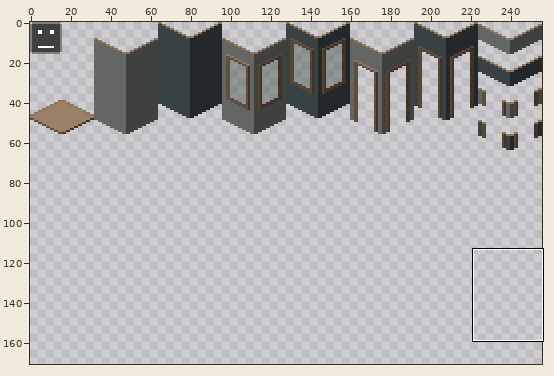
Sprite sheet -- assets/iso-tile.png. Above: a wide view before the commit, with the close-up outlined.
Close-up. Before:
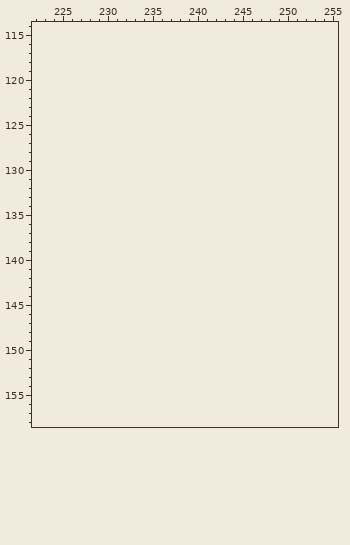
The file is 256x64 pixels. Colours within 5 levels of each other are drawn and written as one. Shown: x 222..255, y 114..158. The old version is drawn lined up with the new one, on the new canvas. The wide view leaves out empty margins. The commit also changed other parts of the picture, which this record leaves out.
New version:
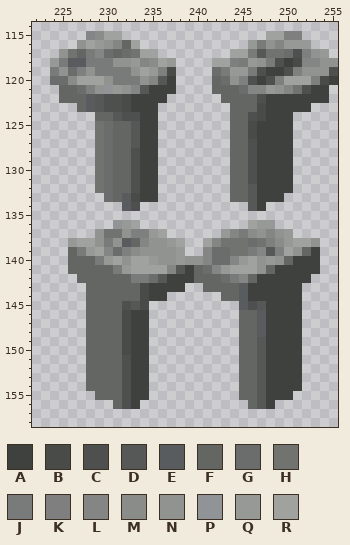
Palette (. is transparent): A #3f413e  B #494b49  C #4e504f  D #565757  E #585c5e  F #636663  G #6b6d6c  H #717370  J #797a7a  K #7f7f7f  L #848585  M #8a8c89  N #919390  P #909496  Q #979996  R #a0a29f
Difference:
canvas 256x64 -> 256x256
@@ x 222..255 @@
 114 ..................................
-115 ..................................
-116 ..................................
-117 ..................................
-118 ..................................
-119 ..................................
-120 ..................................
-121 ..................................
-122 ..................................
-123 ..................................
-124 ..................................
-125 ..................................
-126 ..................................
-127 ..................................
-128 ..................................
-129 ..................................
-130 ..................................
-131 ..................................
-132 ..................................
-133 ..................................
-134 ..................................
+115 ......LMRR................RRKK....
+116 .....NRQNLFR............QJNLQQQ...
+117 ...NHFJLGFGHRR........RRJDHHGCKNQ.
+118 ..QJEEJJJNNQLMRQ....RRKJQNJCABLLNN
+119 ..JNGKNJJJJNRQKB....GJQQJCAACKNNNC
+120 ..GGMRRRNJJJNLDA....FGNKCACKRRRKBA
+121 ...FFGKNPQNLDAAA....FFFGLLQNLHCAA.
+122 ...FFFEDCCBAAAA......FFFFCAAAAAAA.
+123 .....FEDCCBAAA........FFFBAAAAA...
+124 .......FFDCCAA........FFCBAAA.....
+125 .......HGFFDAA........FFBAAAA.....
+126 .......HGFFDAA........FFBAAAA.....
+127 .......HGFFDAA........FFCAAAA.....
+128 .......HGFFCAA........FFCAAAA.....
+129 .......HGFFCAA........FFCAAAA.....
+130 .......HGFFCAA........FFCAAAA.....
+131 .......HGFFCAA........FFCAAAA.....
+132 .......HGFFCAA........FFDAAAA.....
+133 ........GFEBAA........FFDAAA......
+134 ..........EC............DA........
 135 ..................................
-136 ..................................
-137 ..................................
-138 ..................................
-139 ..................................
-140 ..................................
-141 ..................................
-142 ..................................
-143 ..................................
-144 ..................................
-145 ..................................
-146 ..................................
-147 ..................................
-148 ..................................
-149 ..................................
-150 ..................................
-151 ..................................
-152 ..................................
-153 ..................................
-154 ..................................
-155 ..................................
-156 ..................................
+136 .........PQR............RQQ.......
+137 .......NHHNKKQR......QLJMNLNQ.....
+138 ....QRRNJNEFLNNQR..RLHHHGHKMQRRN..
+139 ....FJQRLGKMNNNNQ..LGGHHJLDKRNFA..
+140 ....FFFJQRNRRQNNQNNLGGLQRNQNFAAA..
+141 ....FFFFFJQRRRRLDAFGLQRRRNFAAAAA..
+142 .....FFFFFFJJGDAAAFFFGJLFAAAAAA...
+143 ......FFFFFFBAAAA..FFFFEAAAAAA....
+144 ......FFFFFFBAA......FFEAAAAAA....
+145 ......FFFFCDB..........ECDAAAA....
+146 ......FFFFBAA..........FFEAAAA....
+147 ......FFFFBAA..........FFEAAAA....
+148 ......FFFFBAA..........FFEAAAA....
+149 ......FFFFBAA..........FFDAAAA....
+150 ......FFFFBAA..........FFDAAAA....
+151 ......FFFFCAA..........FFDAAAA....
+152 ......FFFFCAA..........FFDAAAA....
+153 ......FFFFCAA..........FFDAAAA....
+154 ......FFFFCAA..........FFDAAAA....
+155 .......FFFCAA..........FFDAAA.....
+156 .........FCA............FDA.......
 157 ..................................
Boxes around the changes in both close-ups, in picture pixels (x1, y1, x2, y2):
added: (50, 31, 338, 409)
